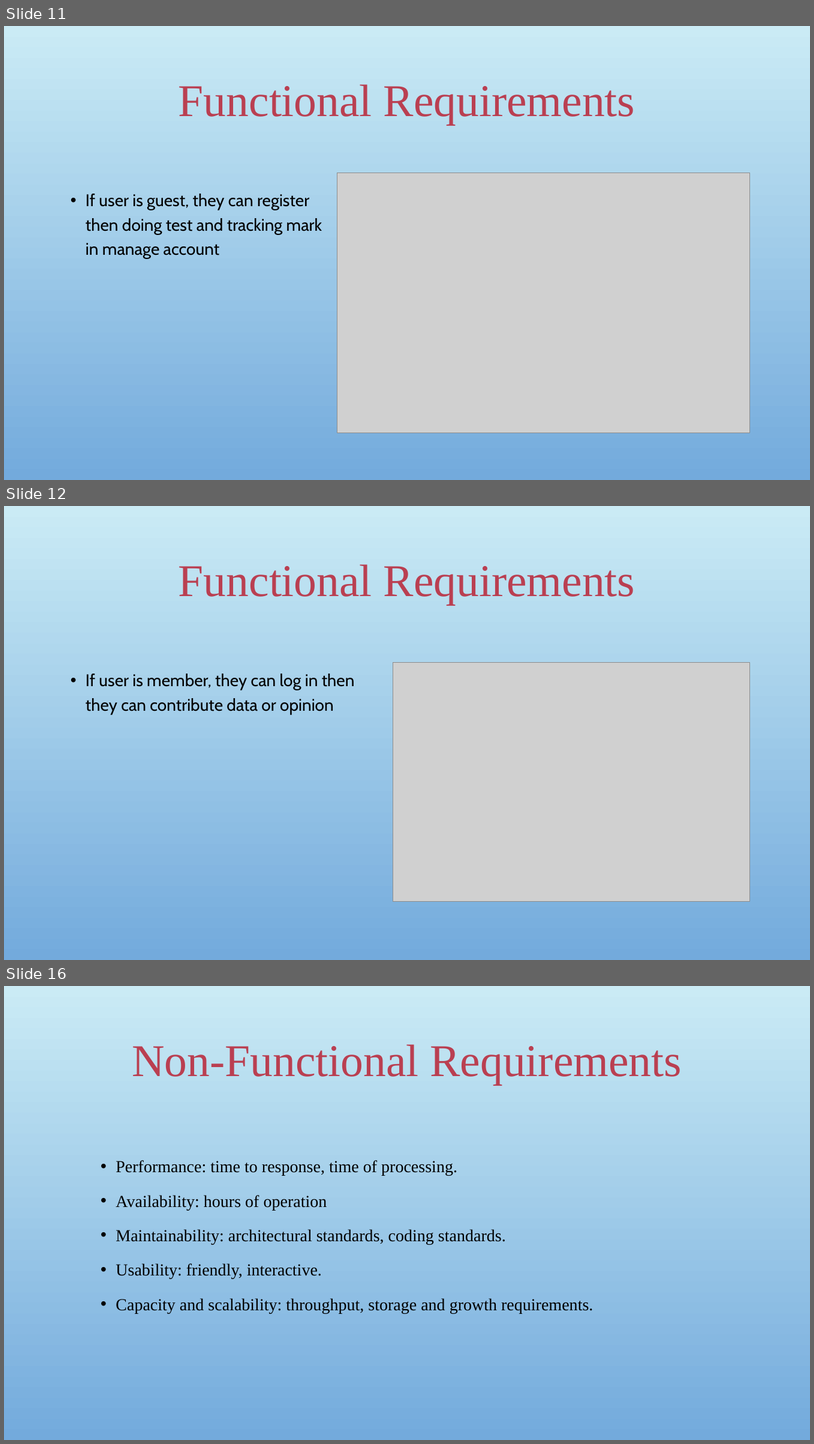
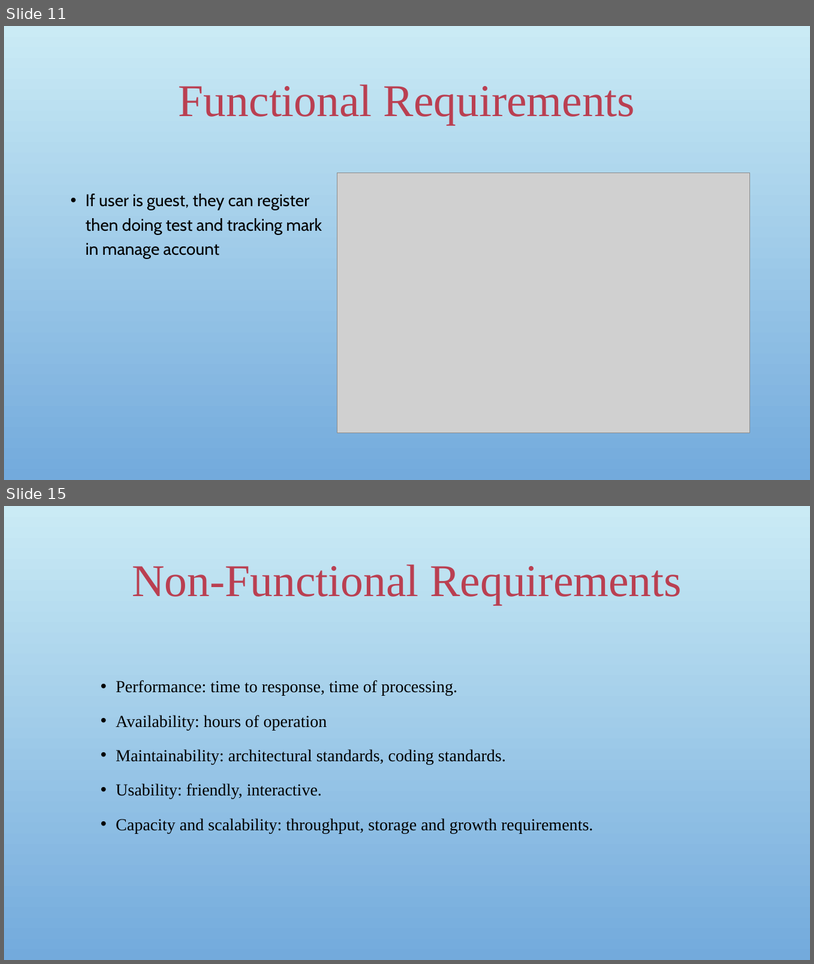
Before and after one commit to sangnvus/japanesedictionary, a slide deck: WIP/Documents/Report 1/UJD_VN_Exammination/UJD_VN_ProjectOverview_v1.0.pptx. Shown one above the other, each under a label of ours: slides 11, 12 and 16 before the commit, slides 11 and 15 after it; the slides between them are not shown. The pictures are 814x1444 and 814x964 pixels, drawn with LibreOffice and Linux fonts; fonts in the diff are those of the drawing; grey boxes stand for pictures; background and template pictures are left out. Boxes give left, top, right and bottom in pixels: in the first picture for what was removed or moved away, otherwise in the second. Text is boxed around its words. In the diff, an @@ line names an element or a change of style, - is before the commit and + after.

```diff
--- a/WIP/Documents/Report 1/UJD_VN_Exammination/UJD_VN_ProjectOverview_v1.0.pptx
+++ b/WIP/Documents/Report 1/UJD_VN_Exammination/UJD_VN_ProjectOverview_v1.0.pptx
@@ slide 12 removed at [4, 506, 810, 960], background picture (left out) @@
@@ title removed at [179, 564, 635, 605] @@
-Functional Requirements
@@ picture removed at [393, 663, 750, 901] @@
@@ text removed at [86, 673, 355, 714] @@
-• If user is member, they can log in then they can contribute data or opinion
@@ what was slide 16 is now slide 15 @@
```
Also in this commit, not shown: 5 slides changed.
